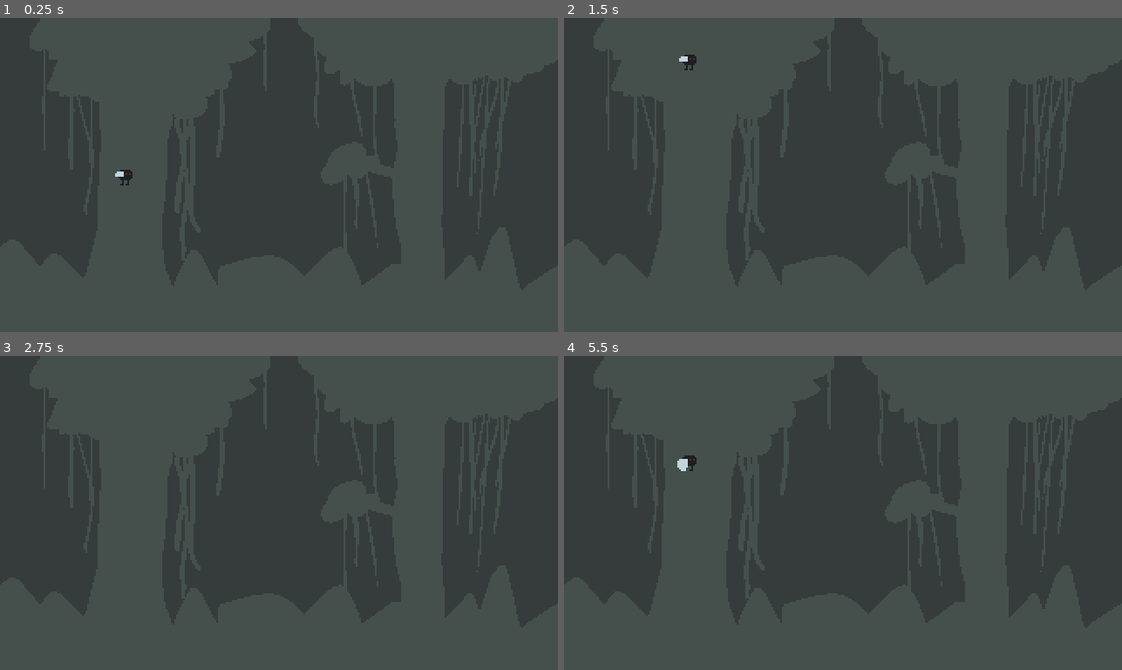
Above: before the commit, frames 1-4 (two rows, left to right).
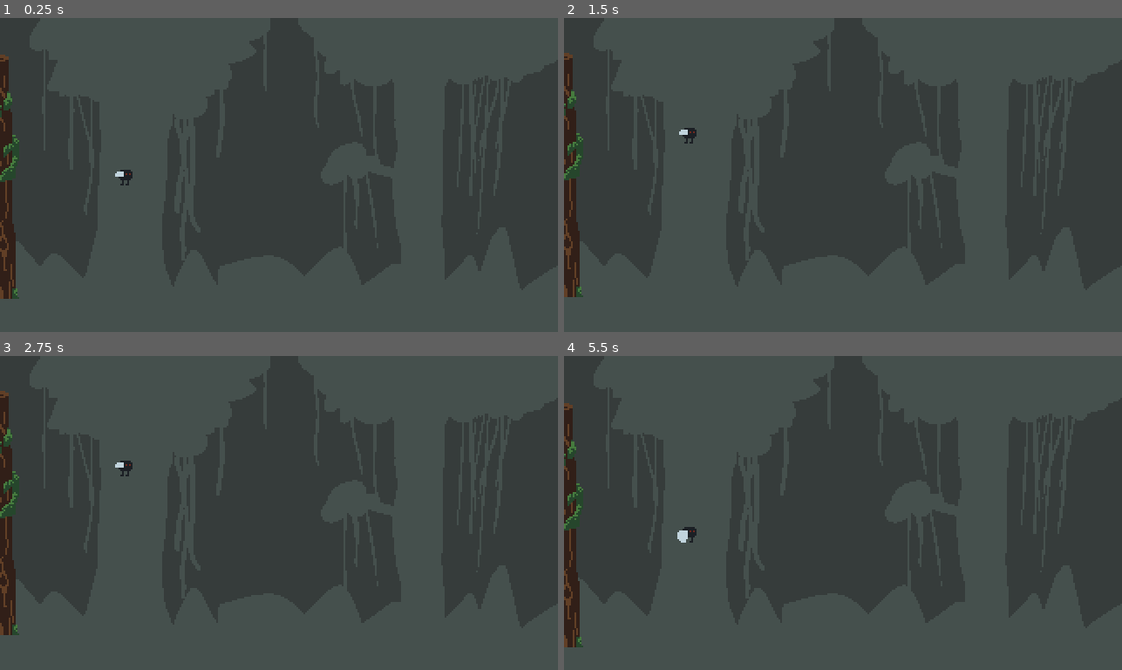
Above: after the commit, the same moments.

Repository: adrianwhatfield/flappy-fly
Game: Godot game, scene res://scenes/game.tscn
Two runs of this game, one before a commit and one after it. Both use one fixed random seed, a clock stepped at 60 frames per second and the inputs below.
Inputs:
- Up to frame 1 (0.25 s): no input
- Up to frame 2 (1.5 s): hold Up (ui_up) 0.53-1.28 s
- Up to frame 3 (2.75 s): hold Up (ui_up) from 2.03 s (still down)
- Up to frame 4 (5.5 s): release Up (ui_up) at 3.53 s

The runs differ from the first frame. In frame 1, 1.7% of the frame differs, in the area x 0-4%, y 11-90%; in frame 2, 1.9%; in frame 3, 1.8%; in frame 4, 1.9%, in the area x 0-24%, y 15-93%.

Commit message:
Create Tree.tscn

Diff:
--- /dev/null
+++ b/flappy-fly/scenes/Tree.tscn
@@ -0,0 +1,25 @@
+[gd_scene load_steps=4 format=2]
+
+[ext_resource path="res://assets/tree_bottom.png" type="Texture" id=1]
+[ext_resource path="res://assets/tree_top.png" type="Texture" id=2]
+
+[sub_resource type="CapsuleShape2D" id=1]
+height = 124.0
+
+[node name="Tree" type="RigidBody2D"]
+
+[node name="Sprite" type="Sprite" parent="."]
+position = Vector2( 0, -88 )
+texture = ExtResource( 2 )
+
+[node name="Sprite2" type="Sprite" parent="."]
+position = Vector2( 0, 88 )
+texture = ExtResource( 1 )
+
+[node name="CollisionShape2D" type="CollisionShape2D" parent="."]
+position = Vector2( 0, -96 )
+shape = SubResource( 1 )
+
+[node name="CollisionShape2D2" type="CollisionShape2D" parent="."]
+position = Vector2( 0, 88 )
+shape = SubResource( 1 )
--- a/flappy-fly/scenes/game.tscn
+++ b/flappy-fly/scenes/game.tscn
@@ -1,7 +1,8 @@
-[gd_scene load_steps=4 format=2]
+[gd_scene load_steps=5 format=2]
 
 [ext_resource path="res://assets/art/background.png" type="Texture" id=1]
 [ext_resource path="res://scenes/Player.tscn" type="PackedScene" id=2]
+[ext_resource path="res://scenes/Tree.tscn" type="PackedScene" id=3]
 
 [sub_resource type="RectangleShape2D" id=1]
 extents = Vector2( 172, 10 )
@@ -29,4 +30,6 @@
 position = Vector2( -2, 0 )
 shape = SubResource( 1 )
 
+[node name="Tree" parent="." instance=ExtResource( 3 )]
+
 [connection signal="body_shape_entered" from="FallSpace" to="Player" method="_on_FallSpace_body_shape_entered"]
